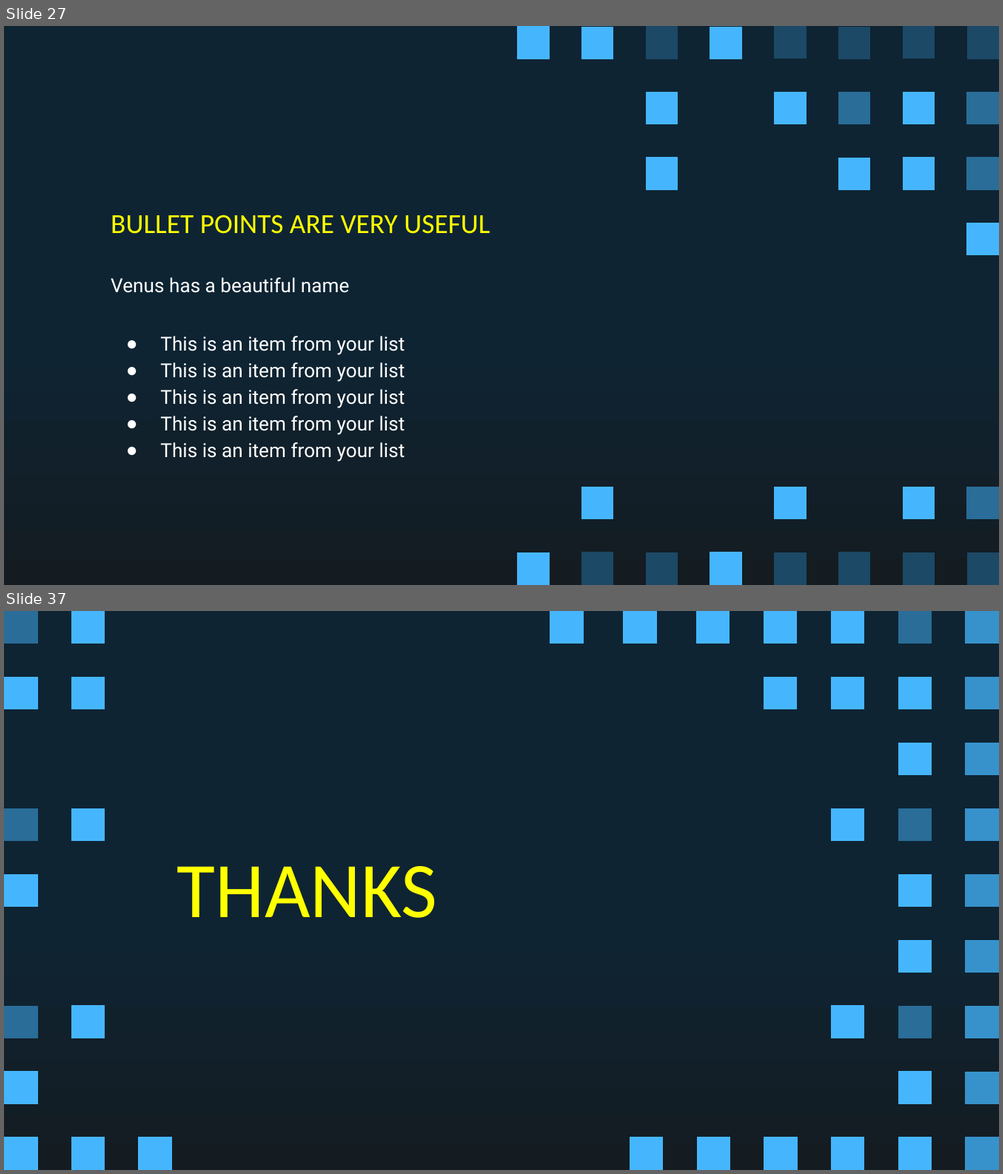
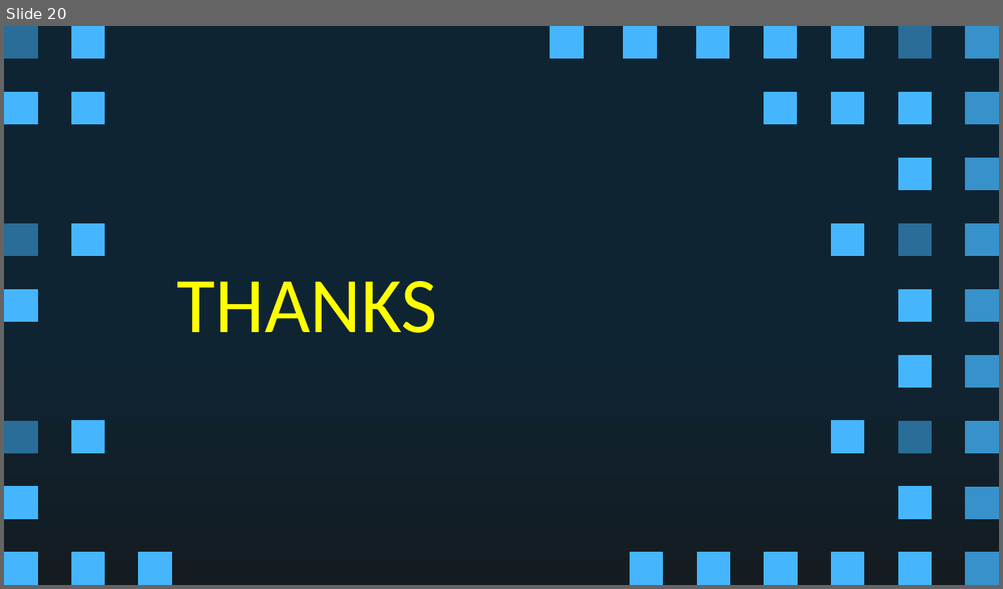
Before and after one commit to Ricardhad/gameProgProject, a slide deck: Super Pixel Vintage Gaming by Slidesgo.pptx. Shown one above the other, each under a label of ours: slides 27 and 37 before the commit, slide 20 after it; the slides between them are not shown. The pictures are 1003x1174 and 1003x589 pixels, drawn with LibreOffice and Linux fonts; fonts in the diff are those of the drawing. Boxes give left, top, right and bottom in pixels: in the first picture for what was removed or moved away, otherwise in the second. Text is boxed around its words. In the diff, an @@ line names an element or a change of style, - is before the commit and + after.

```diff
--- a/Super Pixel Vintage Gaming by Slidesgo.pptx
+++ b/Super Pixel Vintage Gaming by Slidesgo.pptx
@@ slide 27 removed at bbox=[4, 26, 999, 585], background gradient #0E2433 to #141C21 @@
@@ freeform shape removed at bbox=[518, 26, 549, 59] @@
@@ freeform shape removed at bbox=[581, 26, 613, 59] @@
@@ freeform shape removed at bbox=[646, 26, 677, 59] @@
@@ freeform shape removed at bbox=[709, 26, 741, 59] @@
@@ freeform shape removed at bbox=[774, 26, 805, 59] @@
@@ freeform shape removed at bbox=[837, 26, 869, 59] @@
@@ freeform shape removed at bbox=[902, 26, 934, 59] @@
@@ freeform shape removed at bbox=[967, 26, 999, 59] @@
@@ freeform shape removed at bbox=[646, 92, 677, 124] @@
@@ freeform shape removed at bbox=[774, 92, 805, 124] @@
@@ freeform shape removed at bbox=[839, 92, 871, 124] @@
@@ freeform shape removed at bbox=[902, 92, 934, 124] @@
@@ freeform shape removed at bbox=[966, 92, 998, 124] @@
@@ freeform shape removed at bbox=[646, 157, 677, 190] @@
@@ freeform shape removed at bbox=[837, 157, 869, 190] @@
@@ freeform shape removed at bbox=[902, 157, 934, 190] @@
@@ freeform shape removed at bbox=[967, 157, 999, 190] @@
@@ title removed at bbox=[111, 215, 489, 234] @@
-BULLET POINTS ARE VERY USEFUL
@@ freeform shape removed at bbox=[966, 223, 998, 255] @@
@@ subtitle removed at bbox=[111, 278, 350, 293] @@
-Venus has a beautiful name
@@ text removed at bbox=[160, 336, 405, 462] @@
-● This is an item from your list
-● This is an item from your list
-● This is an item from your list
-● This is an item from your list
-● This is an item from your list
@@ freeform shape removed at bbox=[581, 488, 613, 520] @@
@@ freeform shape removed at bbox=[774, 488, 805, 520] @@
@@ freeform shape removed at bbox=[902, 488, 934, 520] @@
@@ freeform shape removed at bbox=[967, 488, 999, 520] @@
@@ freeform shape removed at bbox=[518, 553, 549, 585] @@
@@ freeform shape removed at bbox=[581, 552, 613, 585] @@
@@ freeform shape removed at bbox=[646, 553, 677, 585] @@
@@ freeform shape removed at bbox=[709, 552, 741, 585] @@
@@ freeform shape removed at bbox=[774, 553, 805, 585] @@
@@ freeform shape removed at bbox=[837, 552, 869, 585] @@
@@ freeform shape removed at bbox=[902, 553, 934, 585] @@
@@ freeform shape removed at bbox=[967, 553, 999, 585] @@
@@ what was slide 37 is now slide 20 @@
```
Also in this commit, not shown: 12 slides added, 28 other slides removed.
